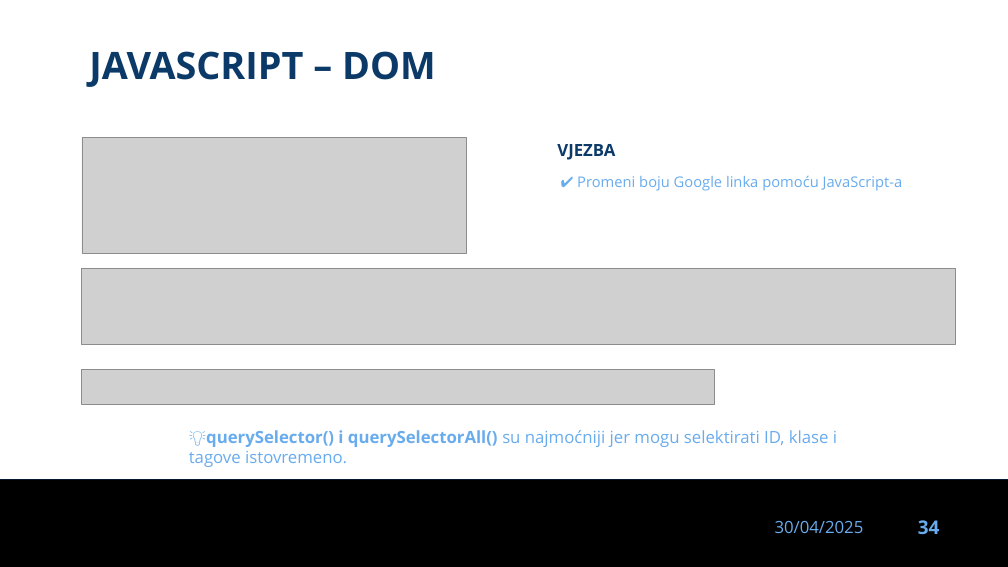
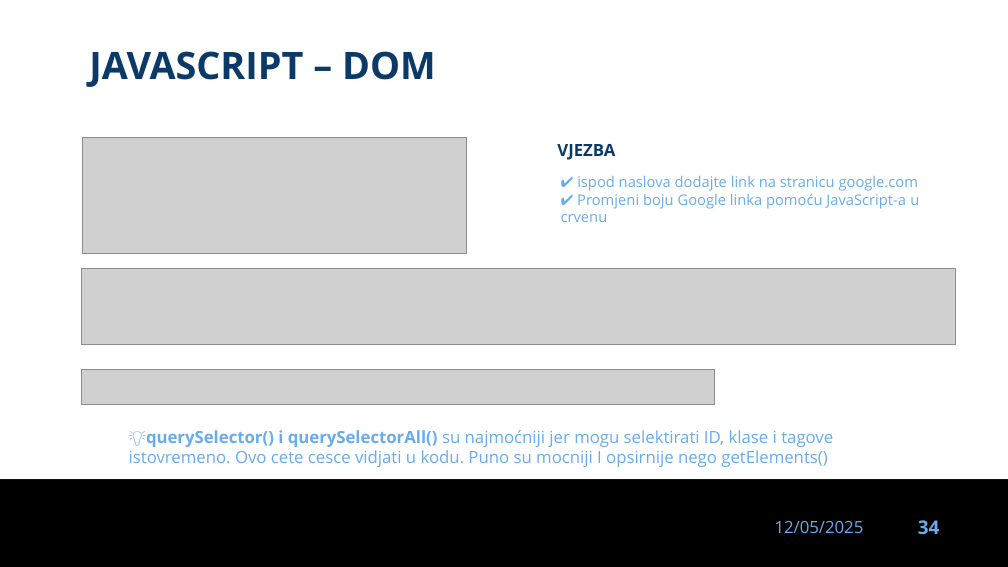
Before and after one commit to dinoDuvnjak/CTK, a slide deck: slide 34 of Bootcamp/javascript-uvod/javascript-uvod.pptx. Drawn at 1008x567 pixels with LibreOffice and Linux fonts; fonts in the diff are those of the drawing; grey boxes stand for pictures; background and template pictures are left out. Boxes give left, top, right and bottom in pixels: in the first picture for what was removed or moved away, otherwise in the second. Text is boxed around its words. In the diff, an @@ line names an element or a change of style, - is before the commit and + after.

```diff
--- a/Bootcamp/javascript-uvod/javascript-uvod.pptx
+++ b/Bootcamp/javascript-uvod/javascript-uvod.pptx
@@ text at [561,176,919,222]: text changed @@
-✔ Promeni boju Google linka pomoću JavaScript-a
+✔ ispod naslova dodajte link na stranicu google.com
+✔ Promjeni boju Google linka pomoću JavaScript-a u crvenu
@@ text at [129,430,833,467]: text changed @@
-💡querySelector() i querySelectorAll() su najmoćniji jer mogu selektirati ID, klase i tagove istovremeno.
+💡querySelector() i querySelectorAll() su najmoćniji jer mogu selektirati ID, klase i tagove istovremeno. Ovo cete cesce vidjati u kodu. Puno su mocniji I opsirnije nego getElements()
@@ text at [775,521,864,533]: text changed @@
-30/04/2025
+12/05/2025
```
Also in this commit, not shown: 33 other slides changed, 2 slides added, 1 slide removed, 28 other files.
